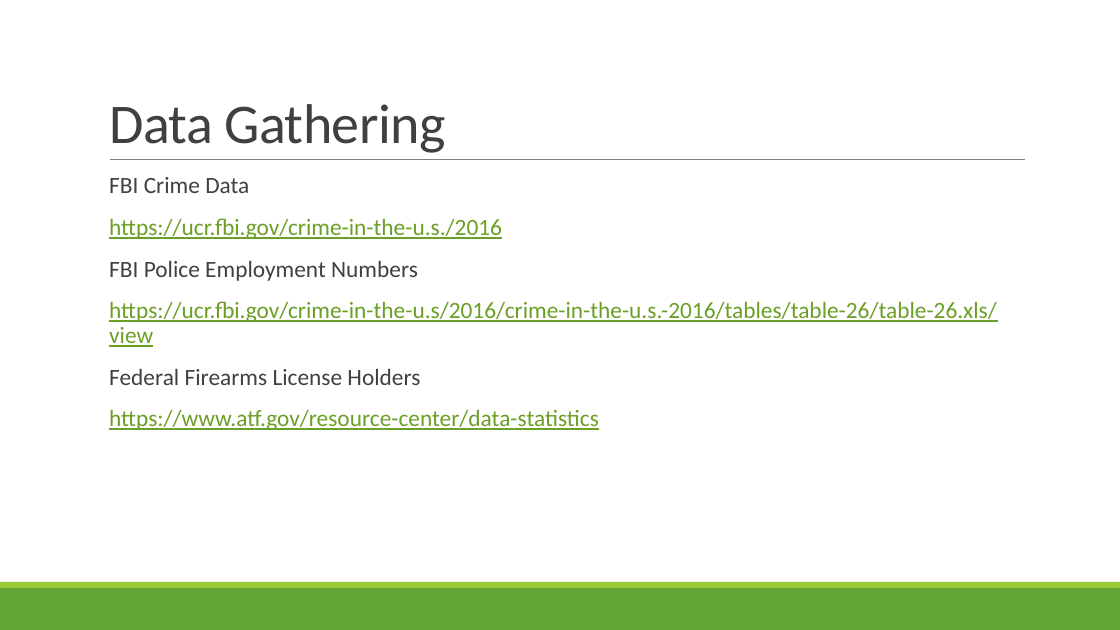
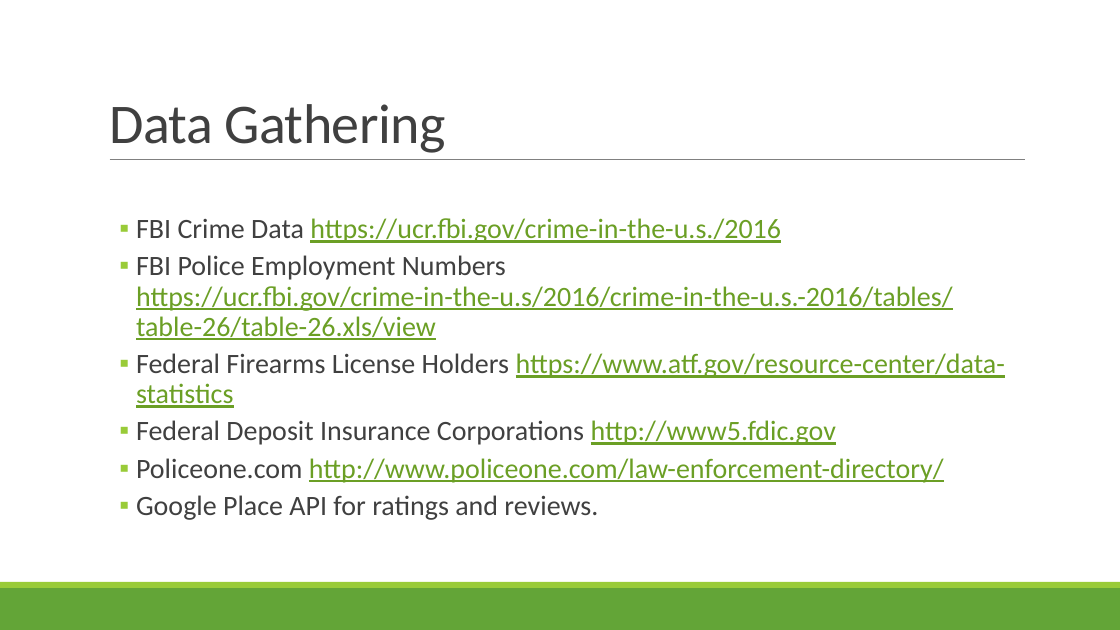
Before and after one commit to hhalim/TargetBanks, a slide deck: slide 5 of Which Banks To Rob.pptx (slide 4 before the commit). Drawn at 1120x630 pixels with LibreOffice and Linux fonts; fonts in the diff are those of the drawing. Boxes give left, top, right and bottom in pixels: in the first picture for what was removed or moved away, otherwise in the second. Text is boxed around its words. In the diff, an @@ line names an element or a change of style, - is before the commit and + after.

```diff
--- a/Which Banks To Rob.pptx
+++ b/Which Banks To Rob.pptx
@@ text at bbox=[136, 218, 1005, 520]: text changed; size 20 to 24 pt @@
-  FBI Crime Data
-  https://ucr.fbi.gov/crime-in-the-u.s./2016
-  FBI Police Employment Numbers
-  https://ucr.fbi.gov/crime-in-the-u.s/2016/crime-in-the-u.s.-2016/tables/table-26/table-26.xls/view
-  Federal Firearms License Holders
-  https://www.atf.gov/resource-center/data-statistics
+  ▪ FBI Crime Data https://ucr.fbi.gov/crime-in-the-u.s./2016
+  ▪ FBI Police Employment Numbers https://ucr.fbi.gov/crime-in-the-u.s/2016/crime-in-the-u.s.-2016/tables/table-26/table-26.xls/view
+  ▪ Federal Firearms License Holders https://www.atf.gov/resource-center/data-statistics
+  ▪ Federal Deposit Insurance Corporations http://www5.fdic.gov
+  ▪ Policeone.com http://www.policeone.com/law-enforcement-directory/
+  ▪ Google Place API for ratings and reviews.
```
Also in this commit, not shown: 6 other slides changed, 9 slides added, 2 slides removed, 4 other files.
